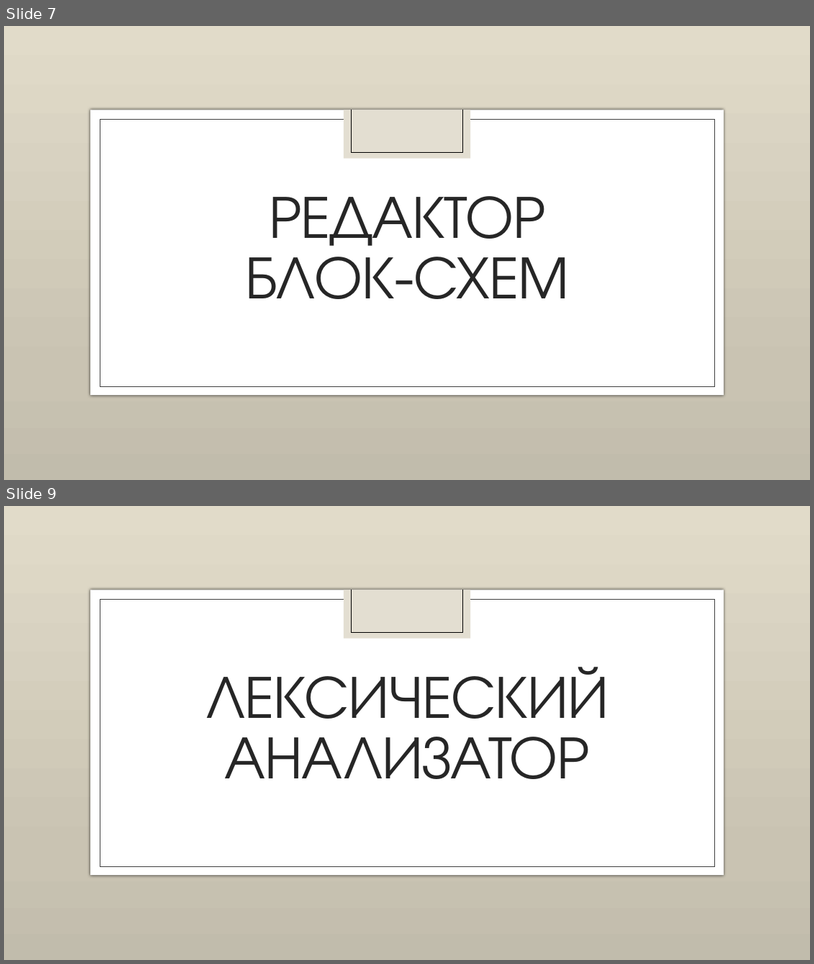
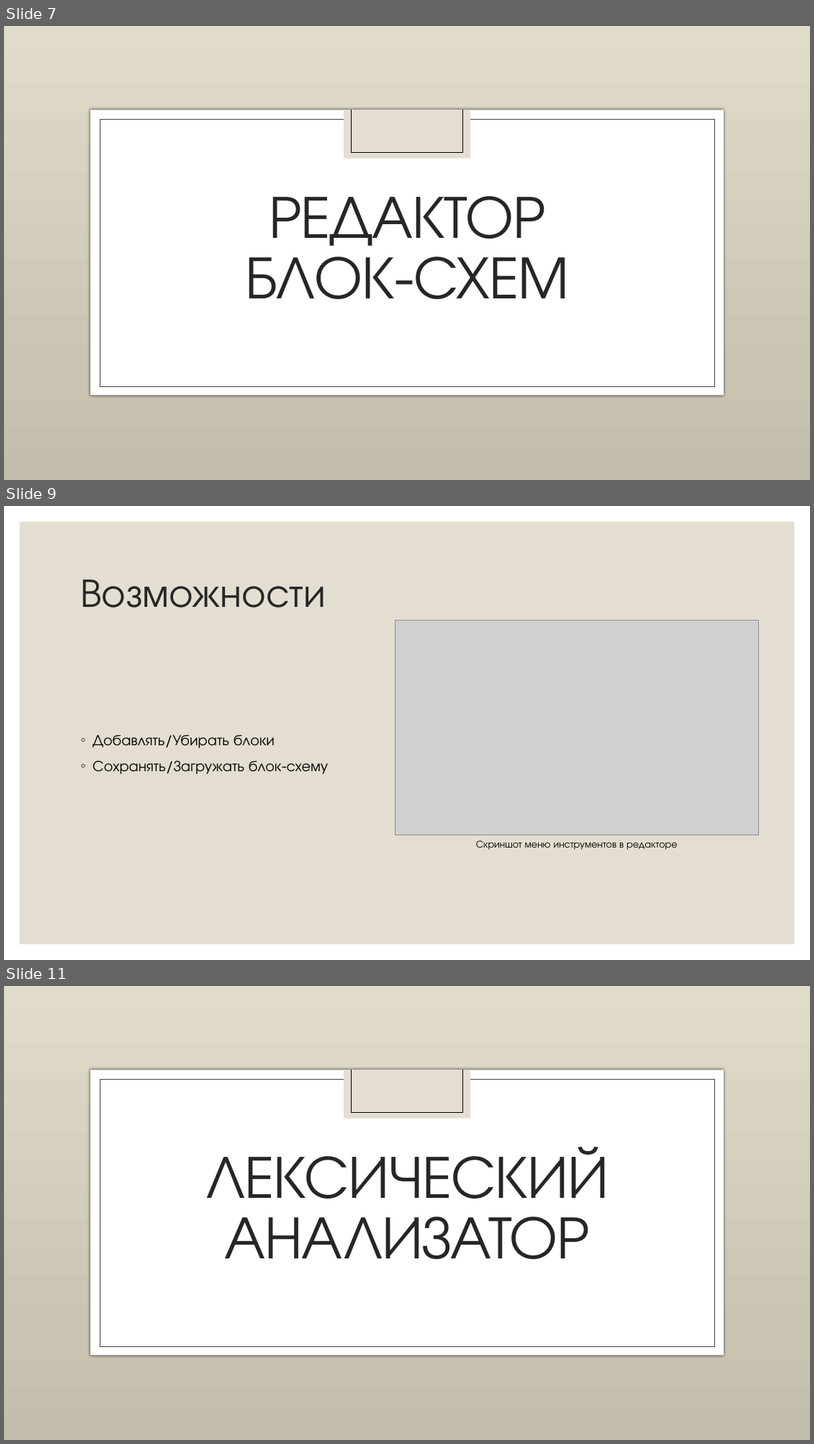
Before and after one commit to NemoNology/Programing-languages-theory, a slide deck: Lab-s/Translator/Presentation.pptx. Shown one above the other, each under a label of ours: slides 7 and 9 before the commit, slides 7, 9 and 11 after it; the slides between them are not shown. The pictures are 814x964 and 814x1444 pixels, drawn with LibreOffice and Linux fonts; fonts in the diff are those of the drawing; grey boxes stand for pictures; background and template pictures are left out. Boxes give left, top, right and bottom in pixels: in the first picture for what was removed or moved away, otherwise in the second. Text is boxed around its words. In the diff, an @@ line names an element or a change of style, - is before the commit and + after.

```diff
--- a/Lab-s/Translator/Presentation.pptx
+++ b/Lab-s/Translator/Presentation.pptx
@@ slide 9 added at bbox=[4, 506, 810, 960], background #FFFFFF @@
@@ rectangle added at bbox=[20, 522, 795, 944], fill #E3DED1 @@
@@ title added at bbox=[80, 579, 325, 608], 48 pt, text #262626 @@
+Возможности
@@ picture added at bbox=[396, 620, 759, 834] @@
@@ text added at bbox=[93, 734, 329, 774], 18 pt, text #000000 @@
+◦ Добавлять/Убирать блоки
+◦ Сохранять/Загружать блок-схему
@@ text added at bbox=[476, 840, 678, 849], 12 pt, text #000000 @@
+Скриншот меню инструментов в редакторе
@@ what was slide 9 is now slide 11 @@
```
Also in this commit, not shown: 8 slides changed, 2 other slides added, 2 slides removed.
